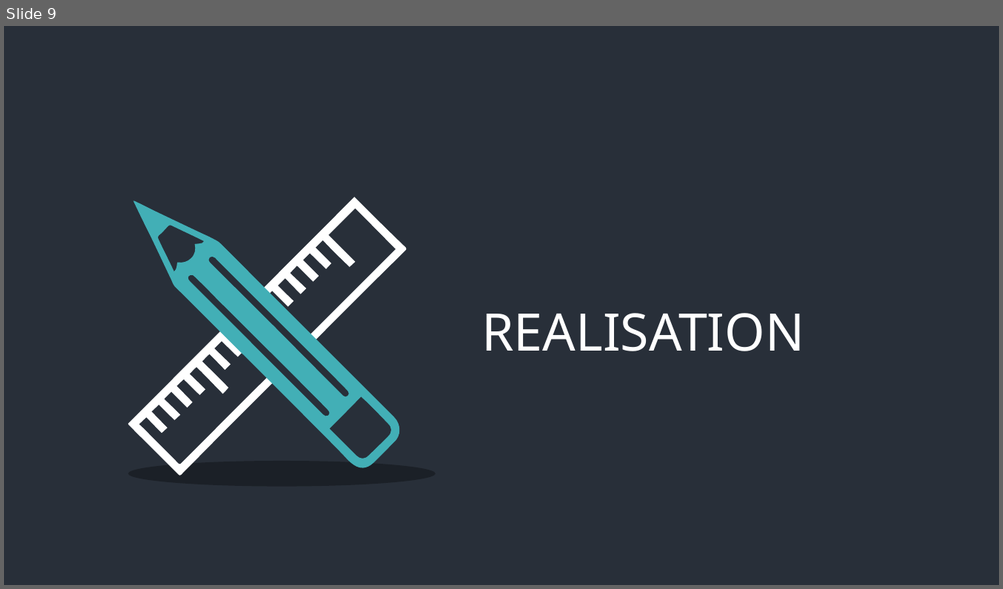
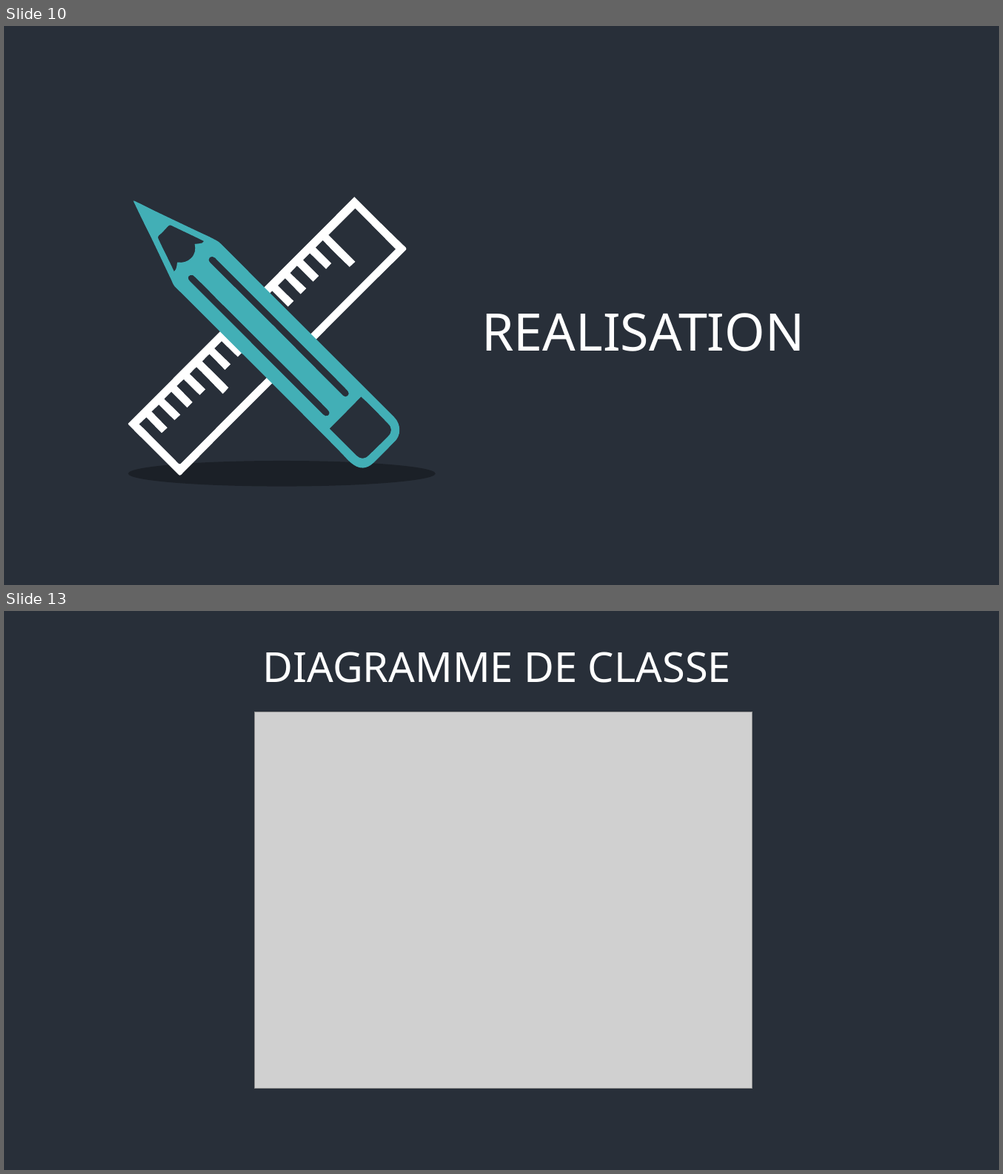
Before and after one commit to andry9995/pikla-driver, a slide deck: doc/présentation pikla.pptx. Shown one above the other, each under a label of ours: slide 9 before the commit, slides 10 and 13 after it; the slides between them are not shown. The pictures are 1003x589 and 1003x1174 pixels, drawn with LibreOffice and Linux fonts; fonts in the diff are those of the drawing; grey boxes stand for pictures. Boxes give left, top, right and bottom in pixels: in the first picture for what was removed or moved away, otherwise in the second. Text is boxed around its words. In the diff, an @@ line names an element or a change of style, - is before the commit and + after.

```diff
--- a/doc/présentation pikla.pptx
+++ b/doc/présentation pikla.pptx
@@ slide 13 added at [4, 611, 999, 1170], background #282F39 @@
@@ text added at [263, 652, 731, 683], 40 pt, text #FFFFFF @@
+DIAGRAMME DE CLASSE
@@ picture added at [254, 712, 751, 1088] @@
@@ what was slide 9 is now slide 10 @@
```
Also in this commit, not shown: 4 slides changed, 8 other slides added, 1 slide removed, 1 other file.
